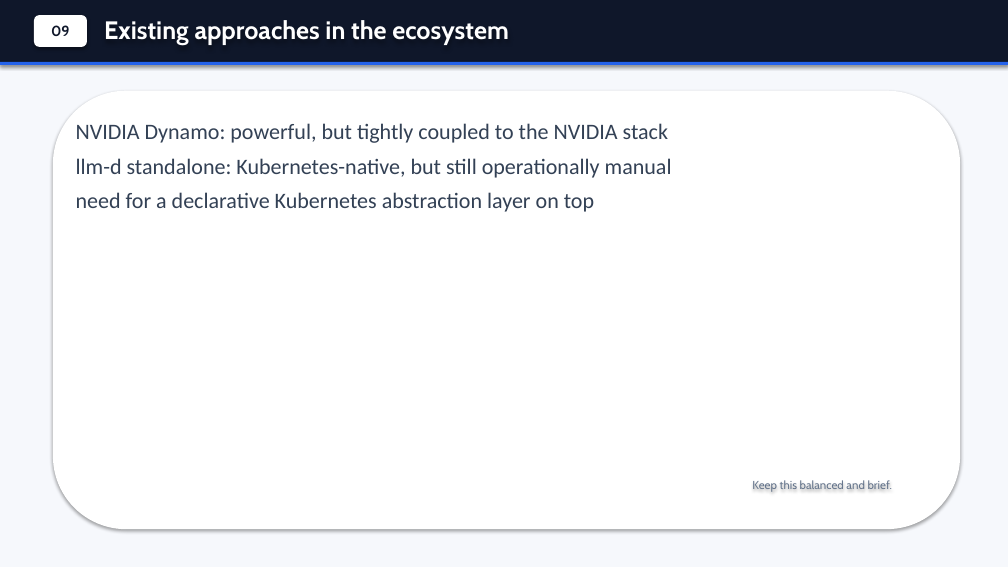
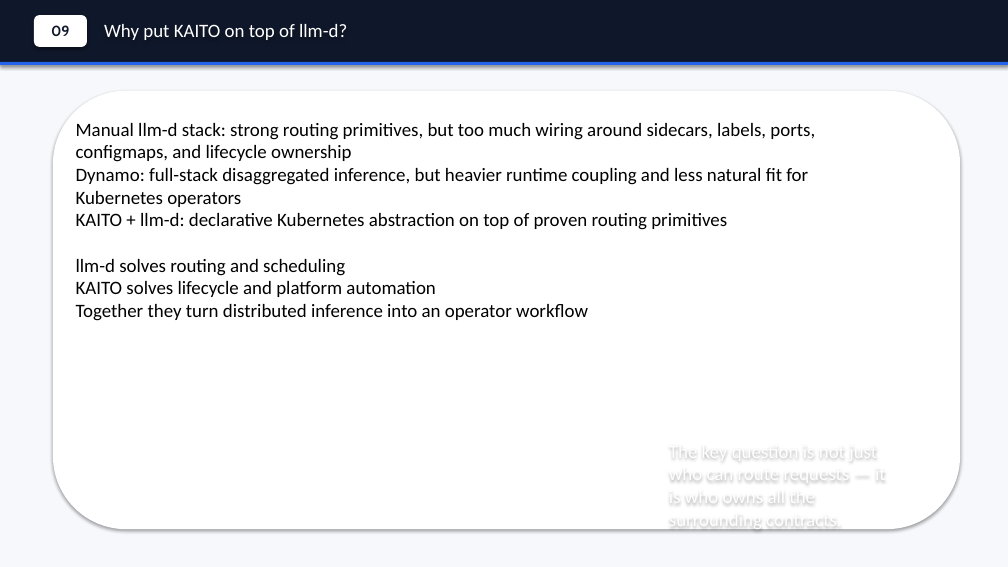
Before and after one commit to andyzhangx/demo, a slide deck: slide 10 of llm/kubecon-na-2026-pd-disaggregation.pptx. Drawn at 1008x567 pixels with LibreOffice and Linux fonts; fonts in the diff are those of the drawing. Boxes give left, top, right and bottom in pixels: in the first picture for what was removed or moved away, otherwise in the second. Text is boxed around its words. In the diff, an @@ line names an element or a change of style, - is before the commit and + after.

```diff
--- a/llm/kubecon-na-2026-pd-disaggregation.pptx
+++ b/llm/kubecon-na-2026-pd-disaggregation.pptx
@@ text at [104, 24, 347, 40]: text changed; size 24 to 18 pt; font Cabin to Calibri; bold off @@
-Existing approaches in the ecosystem
+Why put KAITO on top of llm-d?
@@ text at [76, 123, 815, 321]: text changed; size 21 to 18 pt; text colour #334155 to #000000 @@
-NVIDIA Dynamo: powerful, but tightly coupled to the NVIDIA stack
-llm-d standalone: Kubernetes-native, but still operationally manual
-need for a declarative Kubernetes abstraction layer on top
+Manual llm-d stack: strong routing primitives, but too much wiring around sidecars, labels, ports, configmaps, and lifecycle ownership
+Dynamo: full-stack disaggregated inference, but heavier runtime coupling and less natural fit for Kubernetes operators
+KAITO + llm-d: declarative Kubernetes abstraction on top of proven routing primitives
+llm-d solves routing and scheduling
+KAITO solves lifecycle and platform automation
+Together they turn distributed inference into an operator workflow
@@ text at [669, 440, 886, 531]: text changed; size 11 to 18 pt; font Cabin to Calibri; text colour #64748B to #FFFFFF @@
-Keep this balanced and brief.
+The key question is not just who can route requests — it is who owns all the surrounding contracts.
```
Also in this commit, not shown: 5 other slides changed.
